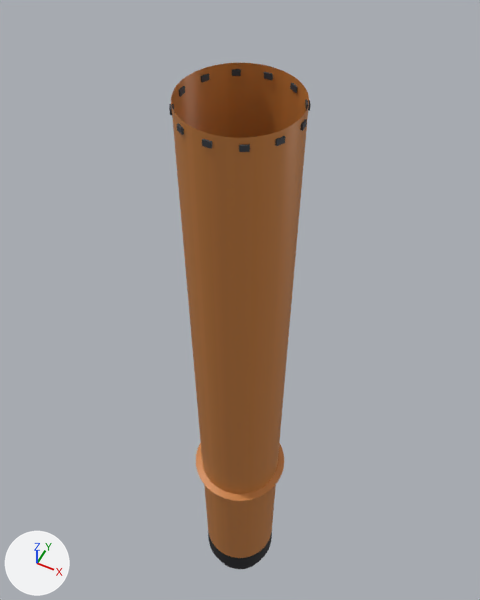
The glTF model assets/rockets/atlantean-v-551/ccb.hi.glb: old version first, new version second.
Before and after are seen from a 50 mm camera at (7.4, -14.8, 42.5) aimed at (-1.6, 3.2, 20.1). The axes (+X, +Y, +Z) are drawn at lower left. The lights are the same throughout. The first picture is the older version. Where no turn or scale is listed for an object, it has been applied to the vertices. Vertices at exactly the same position are counted once.

Script lines for the objects in view, before the commit:
```python
me_ccb_dark = bpy.data.meshes.new('ccb.dark')
me_ccb_dark.from_pydata(...)  # 470 vertices, 784 faces; spans x -2.0..2.0, y -2.0..2.0, z -15.5..15.5
me_ccb_dark.materials.append(mat_or_dark)
me_ccb_hull = bpy.data.meshes.new('ccb.hull')
me_ccb_hull.from_pydata(...)  # 240 vertices, 384 faces; spans x -2.2..2.2, y -2.2..2.2, z -14.3..14.3
me_ccb_hull.materials.append(mat_or_hull)
ob_ccb_dark = bpy.data.objects.new('ccb.dark', me_ccb_dark)
ob_ccb_dark.location = (0.0, 0.0, 16.78)
ob_ccb_hull = bpy.data.objects.new('ccb.hull', me_ccb_hull)
ob_ccb_hull.location = (0.0, 0.0, 18.17)
```
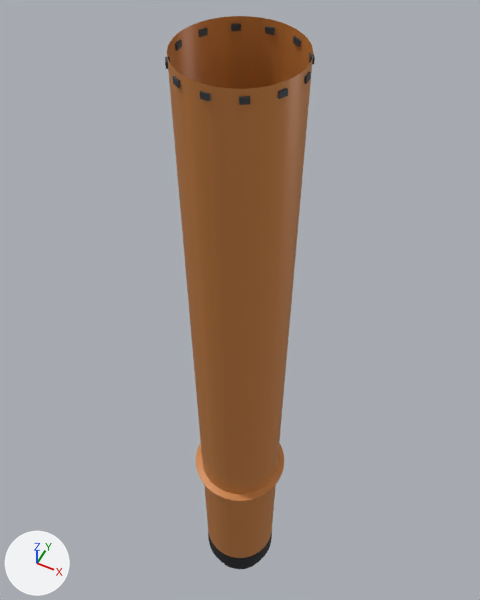
Where the newer file only moved an object's origin or applied its transform, the numbers keep the older frame.

The change, as a diff of the scene's bpy script:
```diff
--- a/assets/rockets/atlantean-v-551/ccb.hi.glb.py
+++ b/assets/rockets/atlantean-v-551/ccb.hi.glb.py
@@ me_ccb_dark @@
 # used by ob_ccb_dark; location = (0.0, 0.0, 16.78)
-me_ccb_dark.from_pydata(...)  # 470 vertices, 784 faces; spans x -2.0..2.0, y -2.0..2.0, z -15.5..15.5
+me_ccb_dark.from_pydata(...)  # 470 vertices, 784 faces; spans x -2.0..2.0, y -2.0..2.0, z -15.5..16.9
+# me_ccb_dark part 1: the whole mesh is scaled about its middle by (1, 1, 1.05), then moved by (0.0, 0.0, 0.7)
 me_ccb_dark.materials.append(mat_or_dark)
@@ me_ccb_hull @@
 # used by ob_ccb_hull; location = (0.0, 0.0, 18.17)
-me_ccb_hull.from_pydata(...)  # 240 vertices, 384 faces; spans x -2.2..2.2, y -2.2..2.2, z -14.3..14.3
+me_ccb_hull.from_pydata(...)  # 336 vertices, 576 faces; spans x -2.2..2.2, y -2.2..2.2, z -14.3..15.7
+# me_ccb_hull part 2
+# 48 vertices are added at x -1.9..1.9, y -1.9..1.9, z 14.4
+# 48 new vertices lie (0.0, 0.0, 1.3) away from vertices in x -1.9..1.9, y -1.9..1.9, z 14.4
+# 192 new faces join them
 me_ccb_hull.materials.append(mat_or_hull)
```

Boxes [x1, y1, x2, y2] around the edits, measured in the pictures (480 x 600 px; the box of a moved part takes in the faces that stretch with it):
'ccb.hull', reshaped (9% taller)
    before: [171, 63, 309, 558]
    after: [167, 16, 313, 558]
'ccb.dark', rescaled (9% taller)
    before: [169, 69, 311, 569]
    after: [165, 23, 315, 569]
part 1 of me_ccb_dark, moved or reshaped
    before: [169, 69, 311, 152]
    after: [165, 23, 315, 105]
part 2 of me_ccb_hull, added (brown)
    after: [167, 16, 313, 138]
